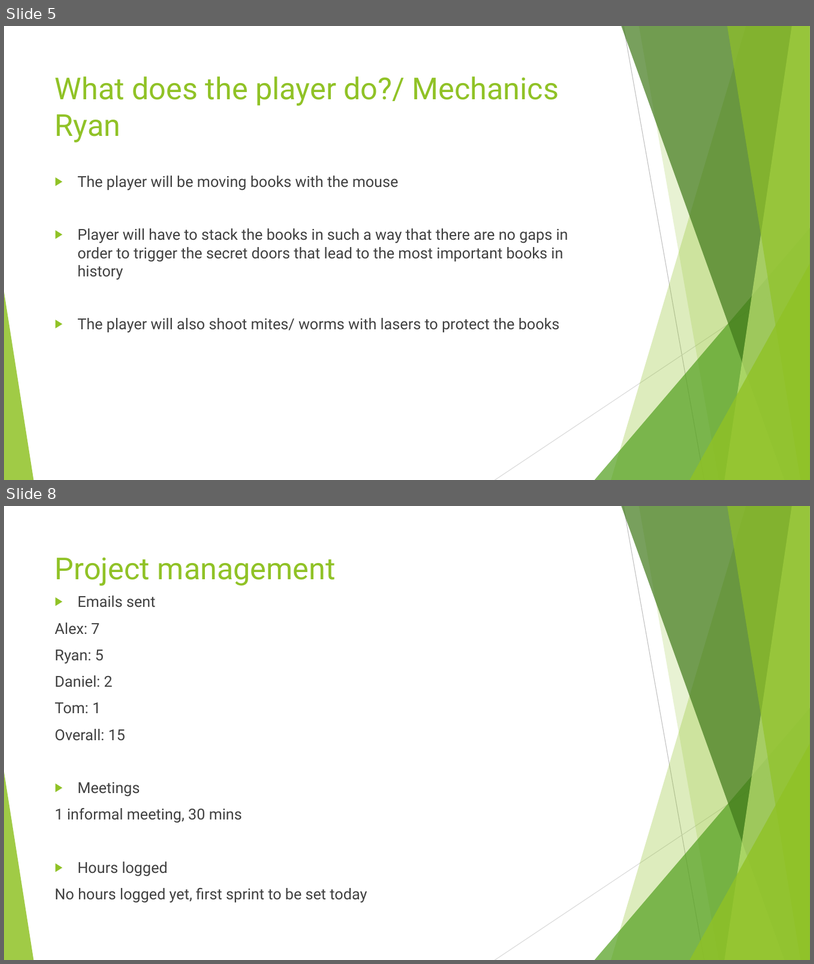
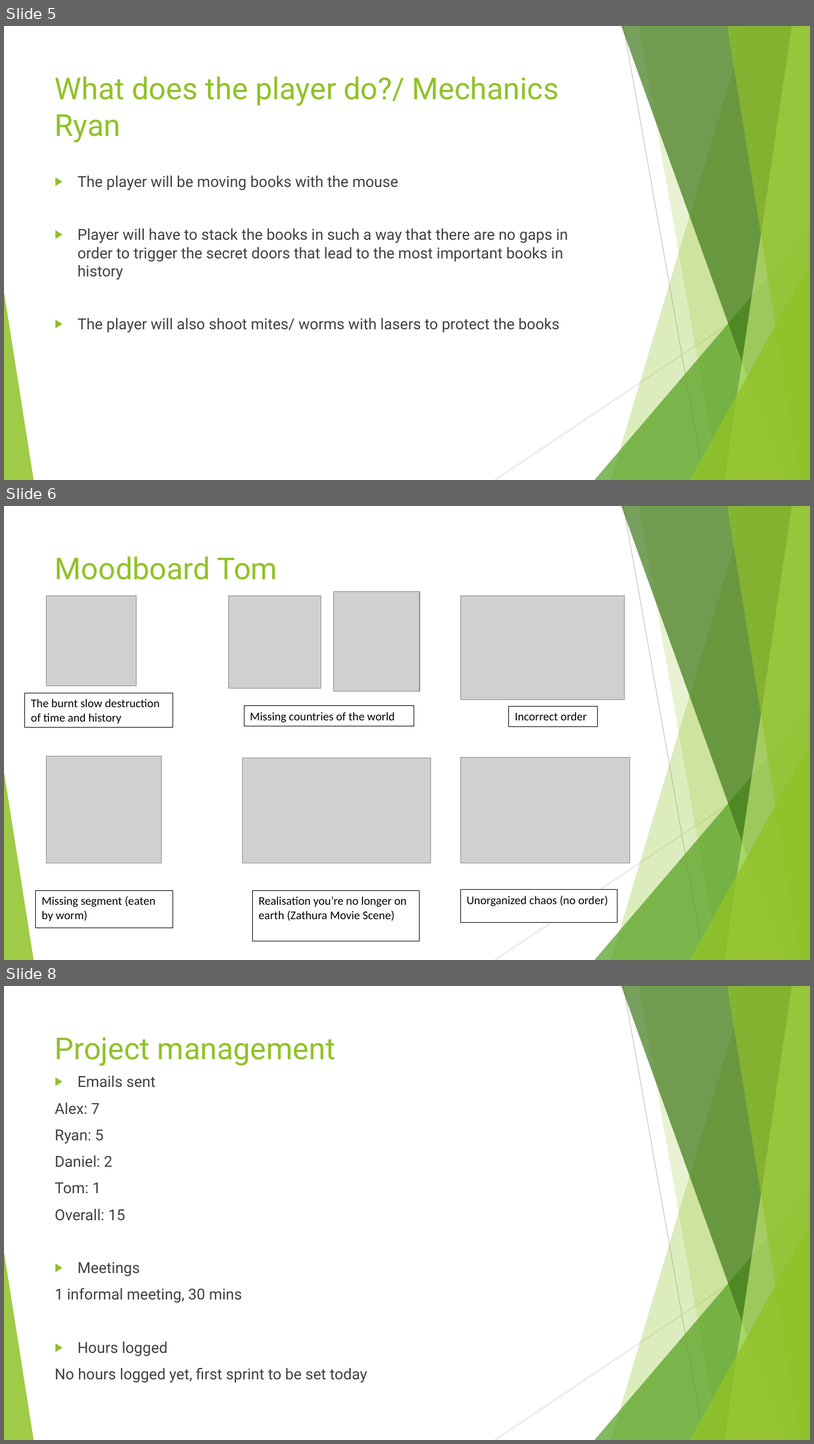
Before and after one commit to UoSGamesGroups/first-semester-l4-5-group-14, a slide deck: Group 14.pptx. Shown one above the other, each under a label of ours: slides 5 and 8 before the commit, slides 5, 6 and 8 after it; the slides between them are not shown. The pictures are 814x964 and 814x1444 pixels, drawn with LibreOffice and Linux fonts; fonts in the diff are those of the drawing; grey boxes stand for pictures. Boxes give left, top, right and bottom in pixels: in the first picture for what was removed or moved away, otherwise in the second. Text is boxed around its words. In the diff, an @@ line names an element or a change of style, - is before the commit and + after.

Commit message:
Completed Moodboard slide

```diff
--- a/Group 14.pptx
+++ b/Group 14.pptx
@@ slide 6 added at (4, 506, 810, 960), background #FFFFFF; not listed: 10 template elements that a slide beside it also shows @@
@@ title added at (55, 556, 278, 580), 36 pt, text #90C226 @@
+Moodboard Tom
@@ picture added at (47, 595, 137, 685) @@
@@ picture added at (228, 595, 321, 688) @@
@@ picture added at (333, 591, 420, 691) @@
@@ picture added at (461, 595, 625, 700) @@
@@ rectangle added at (25, 693, 173, 727), fill #FFFFFF, outline #000000 0.75 pt, 14 pt, text #000000 @@
+The burnt slow destruction of time and history
@@ rectangle added at (244, 706, 415, 726), fill #FFFFFF, outline #000000 0.75 pt, 14 pt, text #000000 @@
+Missing countries of the world
@@ rectangle added at (509, 706, 597, 727), fill #FFFFFF, outline #000000 0.75 pt, 14 pt, text #000000 @@
+Incorrect order
@@ picture added at (47, 756, 162, 864) @@
@@ picture added at (243, 757, 431, 863) @@
@@ picture added at (461, 757, 630, 863) @@
@@ rectangle added at (35, 890, 173, 928), fill #FFFFFF, outline #000000 0.75 pt, 14 pt, text #000000 @@
+Missing segment (eaten by worm)
@@ rectangle added at (252, 890, 420, 941), fill #FFFFFF, outline #000000 0.75 pt, 14 pt, text #000000 @@
+Realisation you’re no longer on earth (Zathura Movie Scene)
@@ rectangle added at (461, 889, 617, 922), fill #FFFFFF, outline #000000 0.75 pt, 14 pt, text #000000 @@
+Unorganized chaos (no order)
```
Also in this commit, not shown: 1 slide changed, 1 slide removed.
